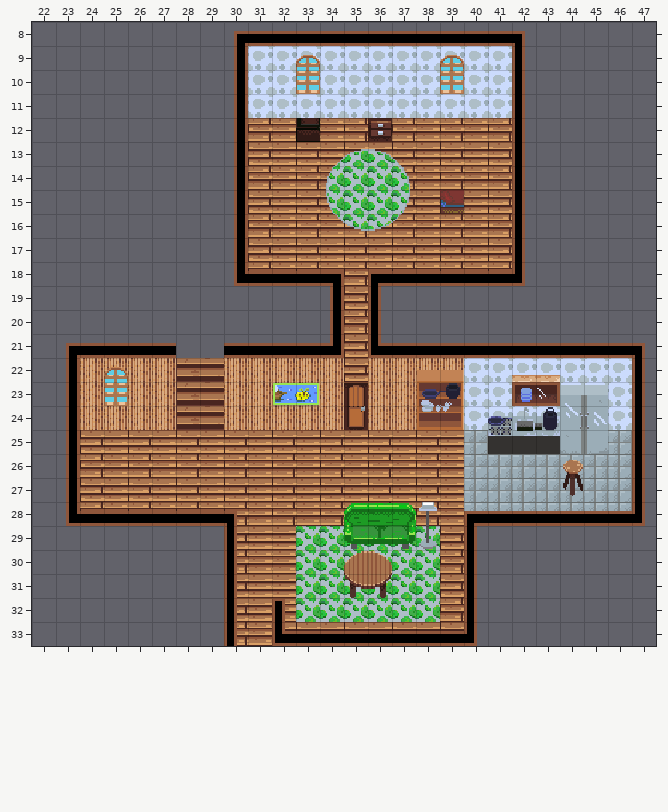
Tiled map, stored at SecretProject/SecretProject/bin/DesktopGL/AnyCPU/Debug/Content/bin/DesktopGL/Map/DobbinHouse.tmx. The picture above is the old version.
Cells are 16x16 px. Shown: x 22..47, y 8..33.
After:
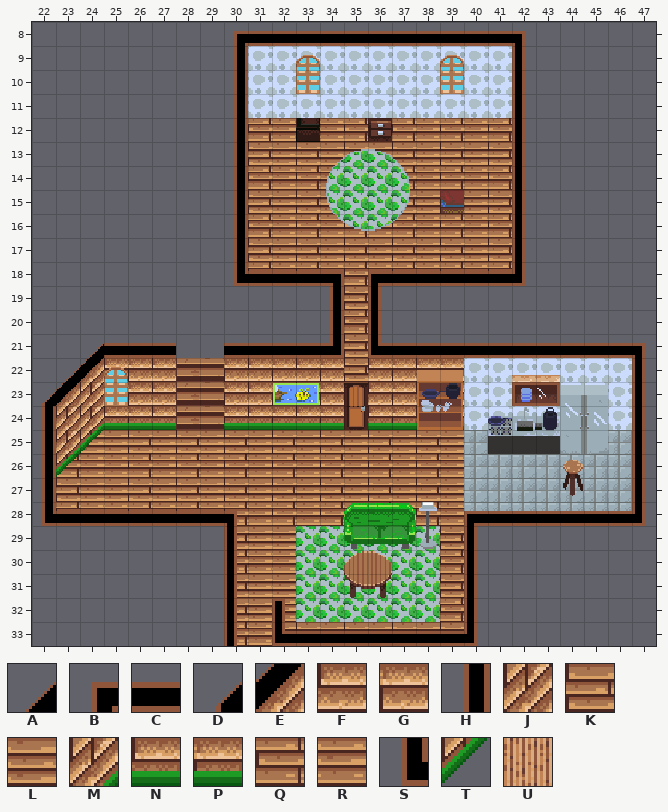
Key: from "InteriorSpriteSheet": A 167, B 252, C 253, D 265, E 267, F 268, G 269, H 352, J 367, K 406, L 407, M 467, N 468, P 469, Q 506, R 507, S 554, T 567, U 1048.
_ is an empty cell, # one hidden under a higher layer, . an unchanged one.
Change:
--- layer "background"
@@ x 22..39 @@
-21 .._...............
-22 ._UUUU...UUUU.UUUU
-23 __U.UU...UUUU.UUUU
-24 _.UUUU...UUUU.UUUU
-25 ..K...............
-26 ._Q...............
-27 ._K...............
-28 ._Q...............
+21 ..A...............
+22 .AEFGF...FGFG.FGFG
+23 DE#.GF...FGFG.FGFG
+24 H.#NPN...NPNP.NPNP
+25 ..L...............
+26 .QR...............
+27 .KL...............
+28 .QR...............
--- layer "buildings"
@@ x 22..30 @@
-21 .BC......
-22 .H_....._
-23 _H_....._
-24 _H_....._
-25 _H_......
-26 _H.......
-27 _H.......
-28 _S.......
+21 ._A......
+22 .AE.....G
+23 DEJ.....G
+24 HJM.....P
+25 HMT......
+26 HT.......
+27 H_.......
+28 SC.......
Boxes around the changes in both pictures, in picture pixels (x1, y1, x2, y2):
changed: (42, 343, 176, 526)
changed: (224, 358, 344, 430)
changed: (368, 358, 464, 430)
